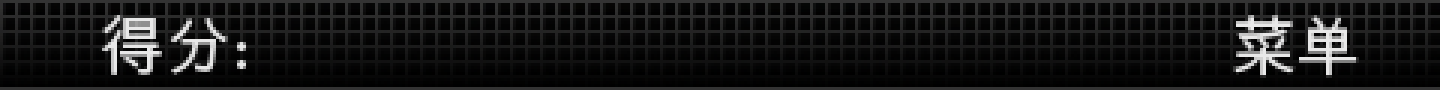
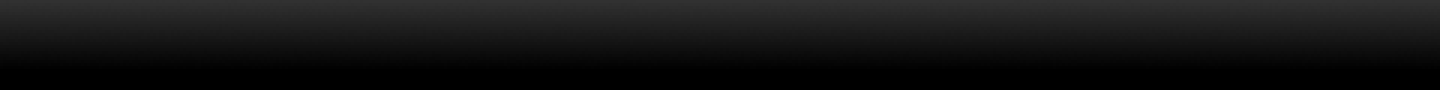
Comparing the layer stacks of the two 1440px x 90px images. Changes:
hid "Menu - zh" over left=1233, top=15, right=1359, bottom=78
hid "Score: - zh" over left=99, top=12, right=246, bottom=75
hid "Background copy" over left=0, top=0, right=1440, bottom=84
painted on "Background" over left=0, top=3, right=1440, bottom=90
